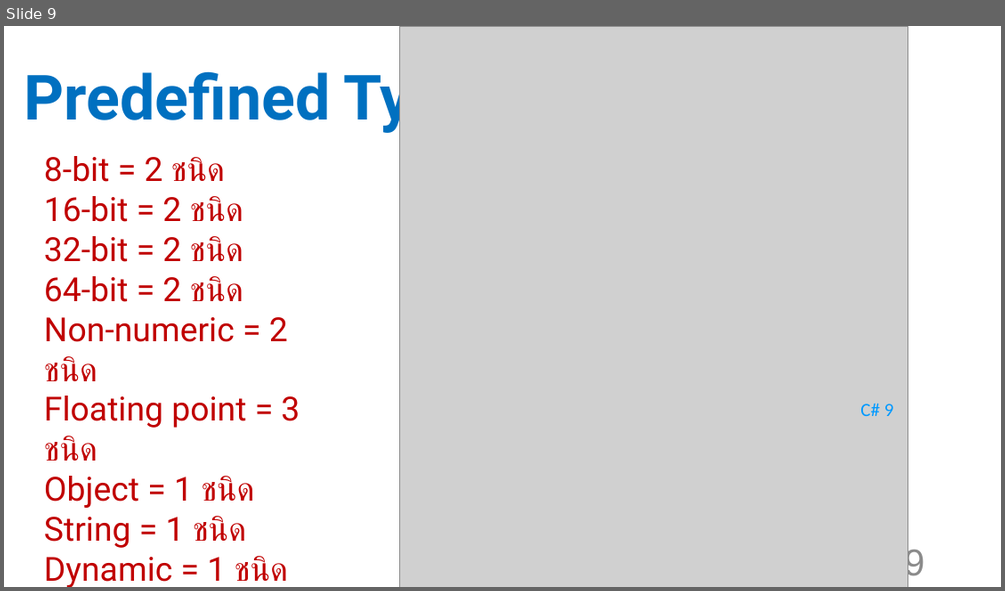
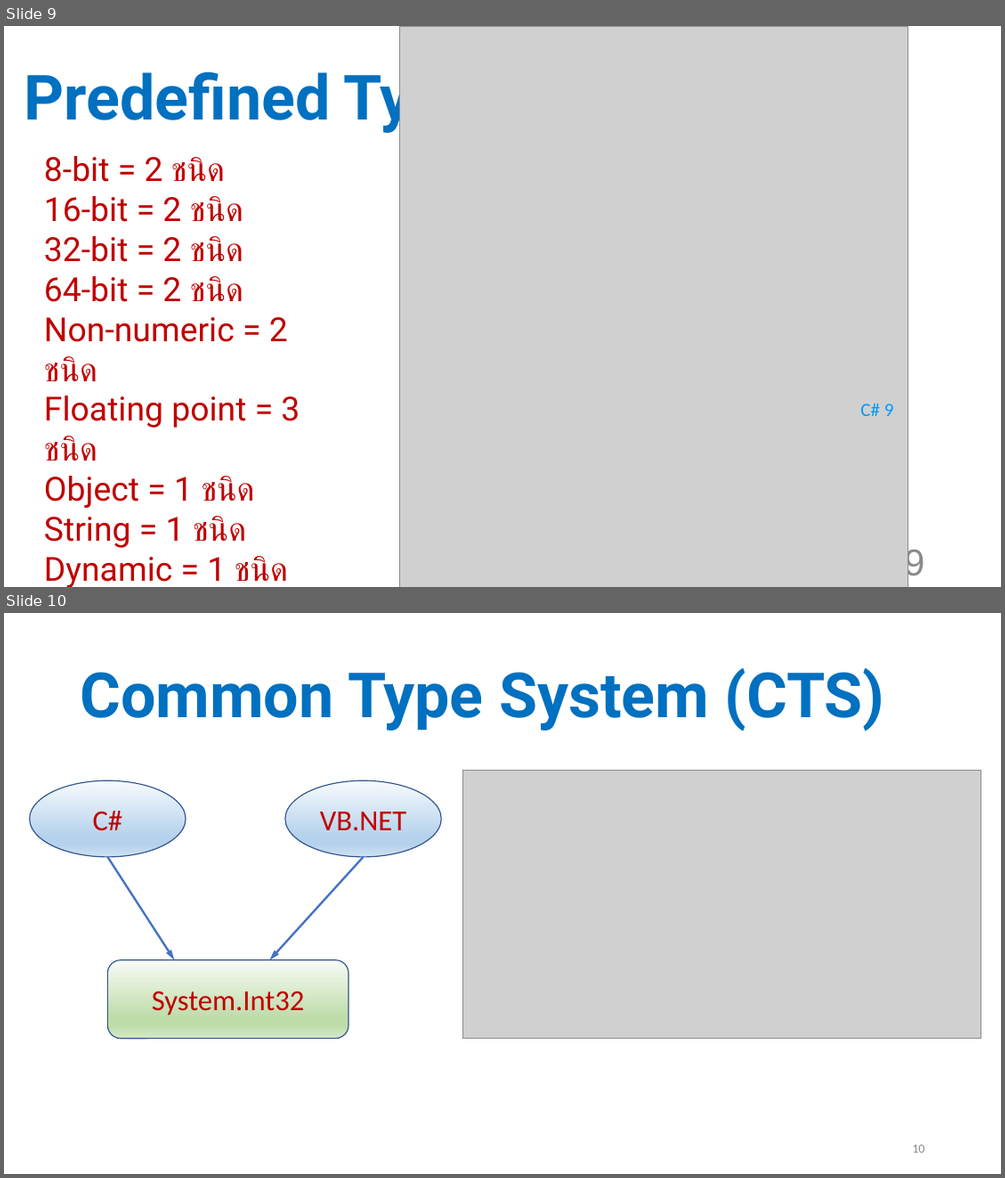
Before and after one commit to TanapatPluemchai/OOP2565-Week-05, a slide deck: Slides/หน่วยที่ 5 Types.pptx. Shown one above the other, each under a label of ours: slide 9 before the commit, slides 9 and 10 after it. The pictures are 1005x591 and 1005x1178 pixels, drawn with LibreOffice and Linux fonts; fonts in the diff are those of the drawing; grey boxes stand for pictures; background and template pictures are left out. Boxes give left, top, right and bottom in pixels: in the first picture for what was removed or moved away, otherwise in the second. Text is boxed around its words. In the diff, an @@ line names an element or a change of style, - is before the commit and + after.

```diff
--- a/Slides/หน่วยที่ 5 Types.pptx
+++ b/Slides/หน่วยที่ 5 Types.pptx
@@ slide 10 added at box(4, 613, 1001, 1174), background picture (left out) @@
@@ title added at box(80, 668, 885, 731), 60 pt, text #0070C0, bold @@
+Common Type System (CTS)
@@ picture added at box(463, 771, 981, 1038) @@
@@ ellipse added at box(30, 780, 186, 857), fill gradient #F7FAFD to #B5D2EC to #CEE1F2, outline #325491 1 pt, 28 pt, text #C00000 @@
+C#
@@ ellipse added at box(285, 780, 442, 857), fill gradient #F7FAFD to #B5D2EC to #CEE1F2, outline #325491 1 pt, 28 pt, text #C00000 @@
+VB.NET
@@ arrow added from (108, 857) to (175, 960), #4472C4 2 pt @@
@@ arrow added from (363, 857) to (269, 960), #4472C4 2 pt @@
@@ rounded rectangle added at box(108, 960, 348, 1038), fill gradient #F8FBF6 to #BEDCAA to #D4E8C6, outline #325491 1 pt, 28 pt, text #C00000 @@
+System.Int32
@@ page number added at box(912, 1144, 924, 1152), 12 pt, text #8C8C8C @@
+10
```
Also in this commit, not shown: 2 slides changed, 3 other files.
